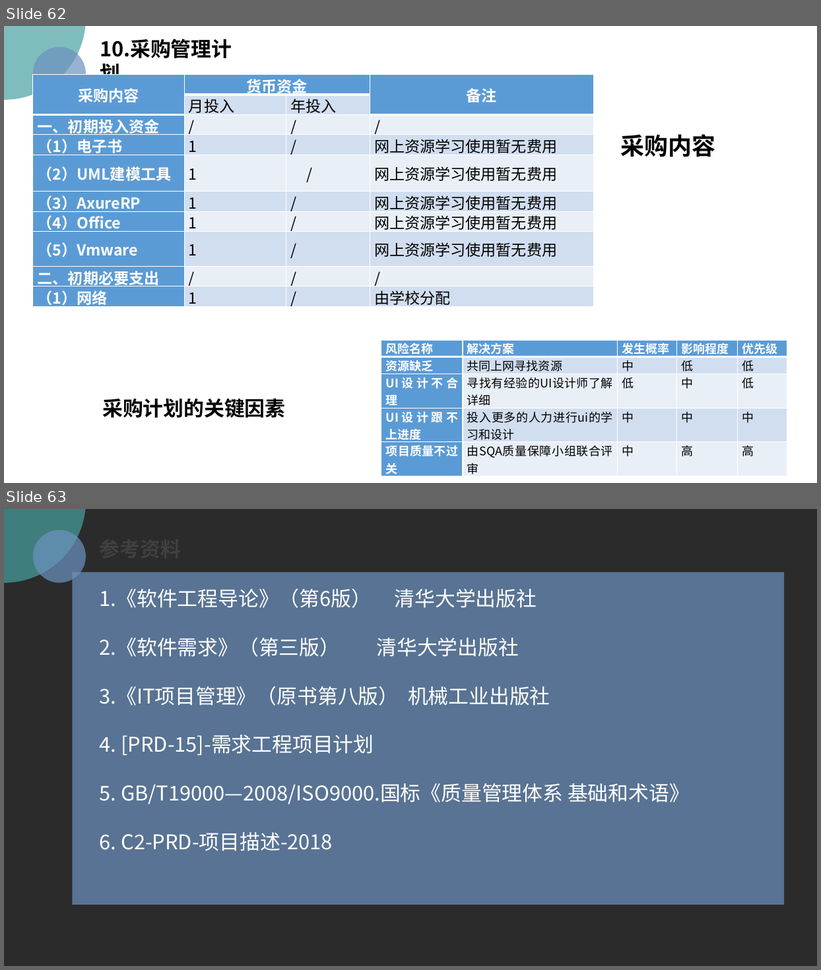
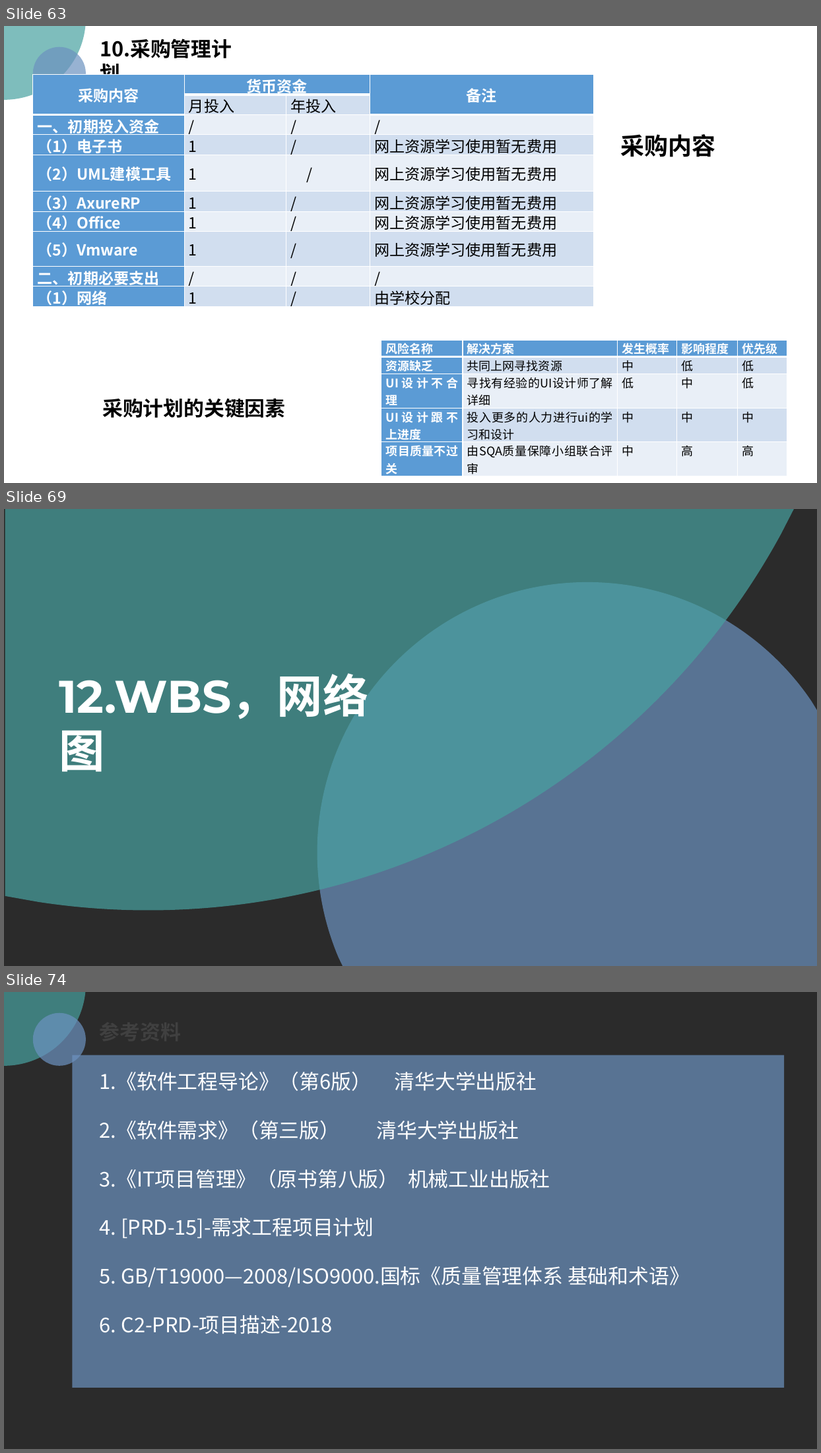
Before and after one commit to PRD2018/PRD2018-G15, a slide deck: 受控文档/01-需求工程项目计划/[PRD-15]需求工程项目计划.pptx. Shown one above the other, each under a label of ours: slides 62 and 63 before the commit, slides 63, 69 and 74 after it; the slides between them are not shown. The pictures are 821x970 and 821x1453 pixels, drawn with LibreOffice and Linux fonts; fonts in the diff are those of the drawing; background and template pictures are left out; a plain dark background stands for a picture behind light text. Boxes give left, top, right and bottom in pixels: in the first picture for what was removed or moved away, otherwise in the second. Text is boxed around its words. In the diff, an @@ line names an element or a change of style, - is before the commit and + after.

```diff
--- a/受控文档/01-需求工程项目计划/[PRD-15]需求工程项目计划.pptx
+++ b/受控文档/01-需求工程项目计划/[PRD-15]需求工程项目计划.pptx
@@ slide 69 added at bbox=[4, 509, 817, 966], background picture (left out) @@
@@ freeform shape added at bbox=[5, 509, 795, 911], fill #48A2A0 at 70% opacity @@
@@ freeform shape added at bbox=[318, 582, 817, 966], fill #6C92C0 at 70% opacity @@
@@ text added at bbox=[59, 673, 369, 772], 54 pt, text #FFFFFF, bold @@
+12.WBS，网络图
@@ what was slide 62 is now slide 63 @@
@@ what was slide 63 is now slide 74 @@
```
Also in this commit, not shown: 7 slides changed, 10 other slides added.
